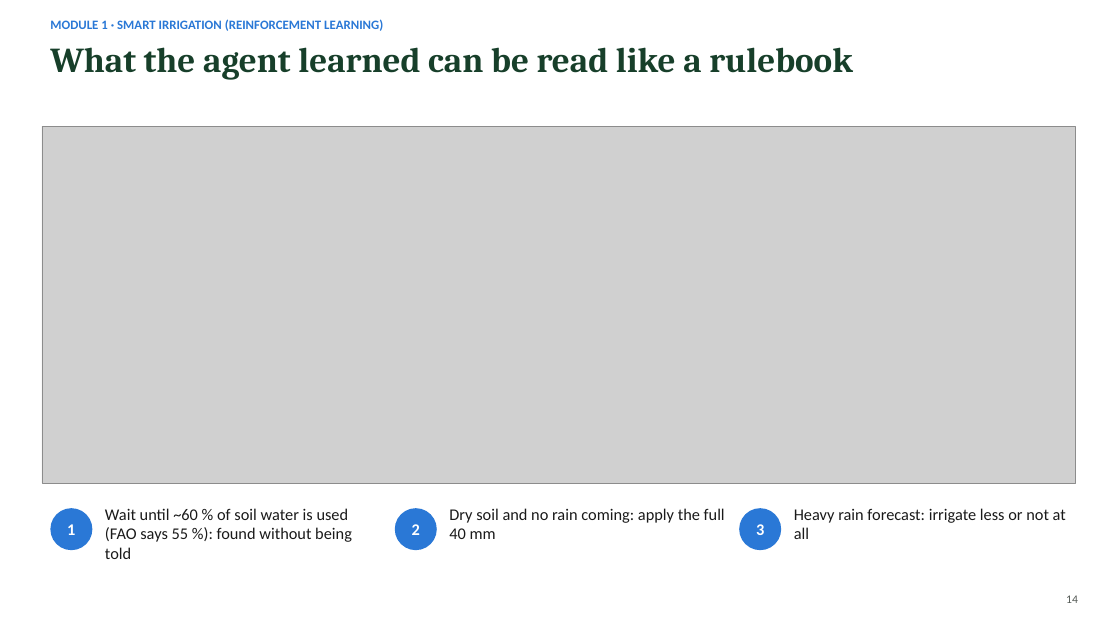
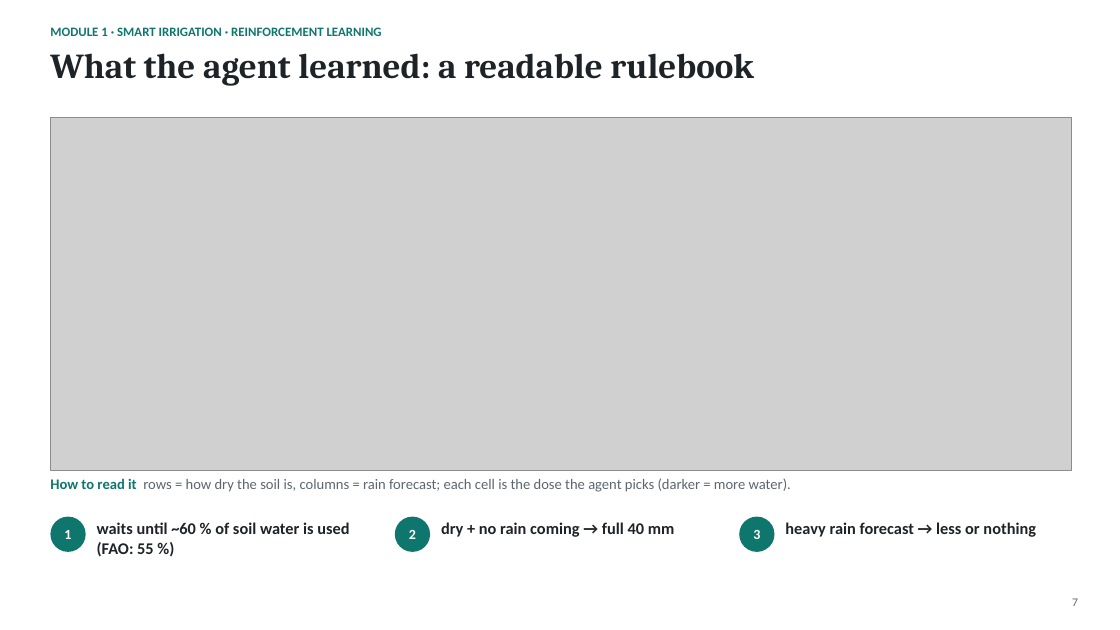
Before and after one commit to nirmit10000/agrisense, a slide deck: slide 7 of docs/AgriSense_Presentation.pptx (slide 14 before the commit). Drawn at 1120x630 pixels with LibreOffice and Linux fonts; fonts in the diff are those of the drawing; grey boxes stand for pictures. Boxes give left, top, right and bottom in pixels: in the first picture for what was removed or moved away, otherwise in the second. Text is boxed around its words. In the diff, an @@ line names an element or a change of style, - is before the commit and + after.

```diff
--- a/docs/AgriSense_Presentation.pptx
+++ b/docs/AgriSense_Presentation.pptx
@@ text at bbox=[50, 27, 382, 36]: text changed; text colour #2A78D6 to #0F766E @@
-MODULE 1 · SMART IRRIGATION (REINFORCEMENT LEARNING)
+MODULE 1 · SMART IRRIGATION · REINFORCEMENT LEARNING
@@ text at bbox=[50, 53, 754, 86]: text changed; text colour #173F2A to #1E2328 @@
-What the agent learned can be read like a rulebook
+What the agent learned: a readable rulebook
@@ picture: place and size @@
-picture at bbox=[42, 126, 1075, 483]
+picture at bbox=[50, 118, 1071, 471]
@@ text added at bbox=[50, 478, 791, 492], 12.5 pt, text #5D6670 @@
+How to read it rows = how dry the soil is, columns = rain forecast; each cell is the dose the agent picks (darker = more water).
@@ ellipse "1": place and size @@
-ellipse "1" at bbox=[50, 508, 92, 550]
+ellipse "1" at bbox=[50, 517, 86, 552]
@@ text at bbox=[97, 522, 349, 557]: text changed; text colour #1A1A1A to #1E2328; bold on @@
-Wait until ~60 % of soil water is used (FAO says 55 %): found without being told
+waits until ~60 % of soil water is used (FAO: 55 %)
@@ ellipse "2": place and size @@
-ellipse "2" at bbox=[395, 508, 437, 550]
+ellipse "2" at bbox=[395, 517, 430, 552]
@@ text at bbox=[441, 522, 675, 537]: text changed; text colour #1A1A1A to #1E2328; bold on @@
-Dry soil and no rain coming: apply the full 40 mm
+dry + no rain coming → full 40 mm
@@ size 14 to 12 pt; fill #2A78D6 to #0F766E in 3 elements at bbox=[50, 517, 86, 552], bbox=[395, 517, 430, 552], bbox=[739, 517, 775, 552] @@
@@ ellipse "3": place and size @@
-ellipse "3" at bbox=[739, 508, 781, 550]
+ellipse "3" at bbox=[739, 517, 775, 552]
@@ text at bbox=[785, 522, 1036, 537]: text changed; text colour #1A1A1A to #1E2328; bold on @@
-Heavy rain forecast: irrigate less or not at all
+heavy rain forecast → less or nothing
@@ text removed at bbox=[1066, 595, 1078, 603] @@
-14
@@ text added at bbox=[1072, 598, 1078, 606], 10 pt, text #5D6670 @@
+7
```
Also in this commit, not shown: 1 other slide changed, 9 slides added, 22 slides removed, 4 other files.
